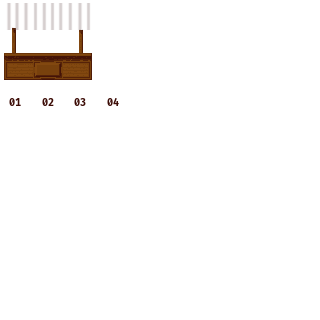
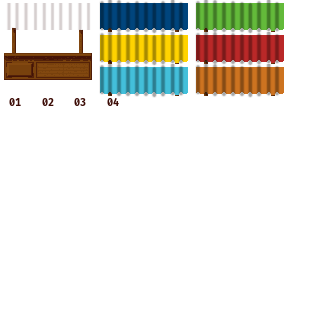
Layered file, before and after one edit (320 x 320). Changes by layer:
added group "stand-top-lightblue" with 3 layers above "stand-top-orange" over [99, 64, 188, 98]
added layer "shadow #5" (multiply, 34%) in group "stand-top-lightblue" over [99, 64, 184, 98]
added layer "color-blue #5" in group "stand-top-lightblue" over [100, 67, 188, 95]
added layer "base #5" in group "stand-top-lightblue" over [100, 67, 188, 96]
added group "stand-top-orange" with 3 layers above "stand-top-green" over [195, 64, 284, 98]
added layer "shadow #4" (multiply, 34%) in group "stand-top-orange" over [195, 64, 280, 98]
added layer "color-blue #4" in group "stand-top-orange" over [196, 67, 284, 95]
added layer "base #4" in group "stand-top-orange" over [196, 67, 284, 96]
added group "stand-top-green" with 3 layers above "stand-top-red" over [195, 0, 284, 35]
added layer "shadow #3" (multiply, 34%) in group "stand-top-green" over [195, 0, 280, 35]
added layer "color-blue #3" in group "stand-top-green" over [196, 3, 284, 31]
added layer "base #3" in group "stand-top-green" over [196, 3, 284, 32]
added group "stand-top-red" with 3 layers above "stand-top-yellow" over [195, 32, 284, 67]
added layer "shadow #2" (multiply, 34%) in group "stand-top-red" over [195, 32, 280, 67]
added layer "color-blue #2" in group "stand-top-red" over [196, 35, 284, 63]
added layer "base #2" in group "stand-top-red" over [196, 35, 284, 64]
added group "stand-top-yellow" with 3 layers above "stand-top-blue" over [99, 32, 188, 67]
added layer "shadow #1" (multiply, 34%) in group "stand-top-yellow" over [99, 32, 184, 67]
added layer "base #1" in group "stand-top-yellow" over [100, 35, 188, 64]
added group "stand-top-blue" with 3 layers above "stand" over [99, 0, 188, 35]
added layer "shadow" (multiply, 34%) in group "stand-top-blue" over [99, 0, 184, 35]
added layer "base" in group "stand-top-blue" over [100, 3, 188, 32]
…and 7 more changes (4 added, 1 opacity, 3 painted)
